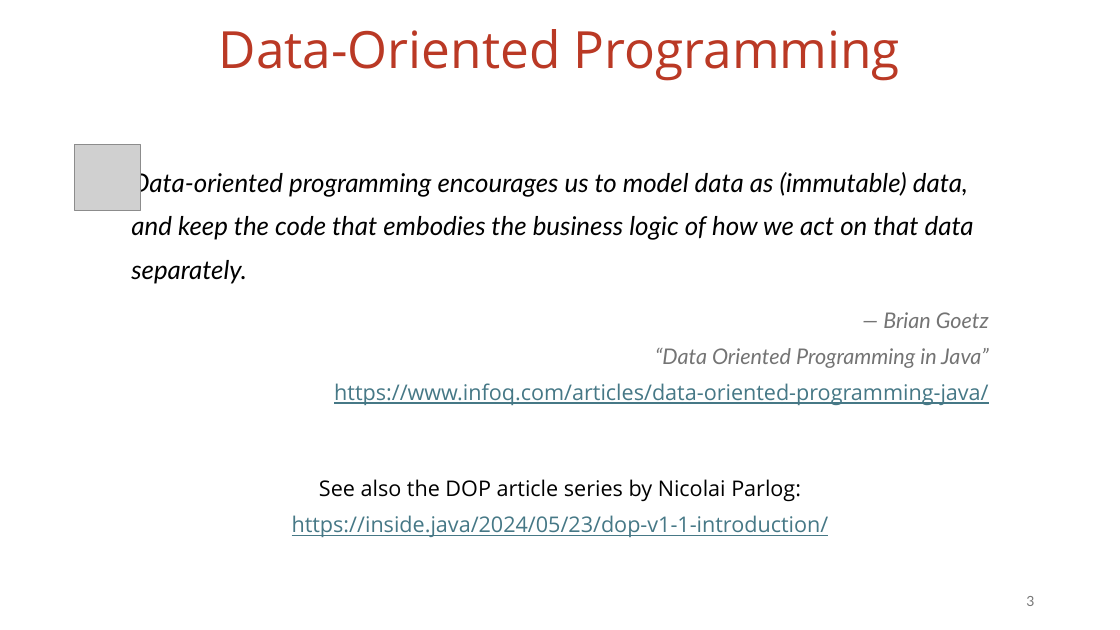
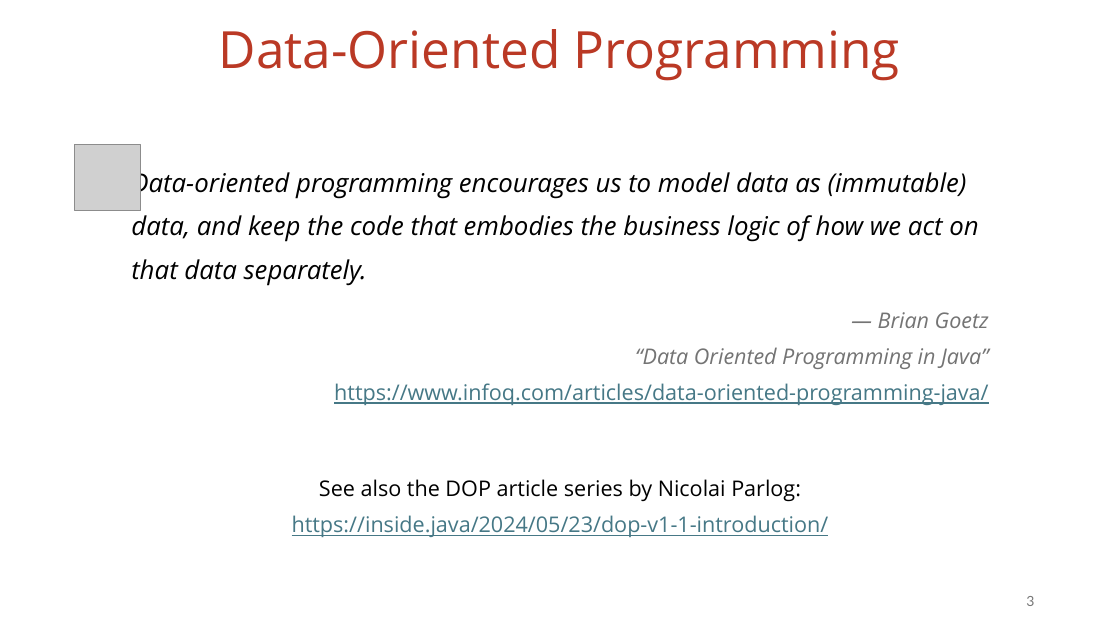
Before and after one commit to vmzakharov/missing-dataframe-talk, a slide deck: slide 3 of presentation/Missing_Dataframe_Long.pptx. Drawn at 1120x630 pixels with LibreOffice and Linux fonts; fonts in the diff are those of the drawing; grey boxes stand for pictures. Boxes give left, top, right and bottom in pixels: in the first picture for what was removed or moved away, otherwise in the second. Text is boxed around its words. In the diff, an @@ line names an element or a change of style, - is before the commit and + after.

```diff
--- a/presentation/Missing_Dataframe_Long.pptx
+++ b/presentation/Missing_Dataframe_Long.pptx
@@ text at (131,168,989,405): font Lato to Open Sans in "Data-oriented programming encourages us to model data ...", "— Brian Goetz “Data Oriented Programming in ..." @@
```
Also in this commit, not shown: 4 other slides changed, 1 other file.
